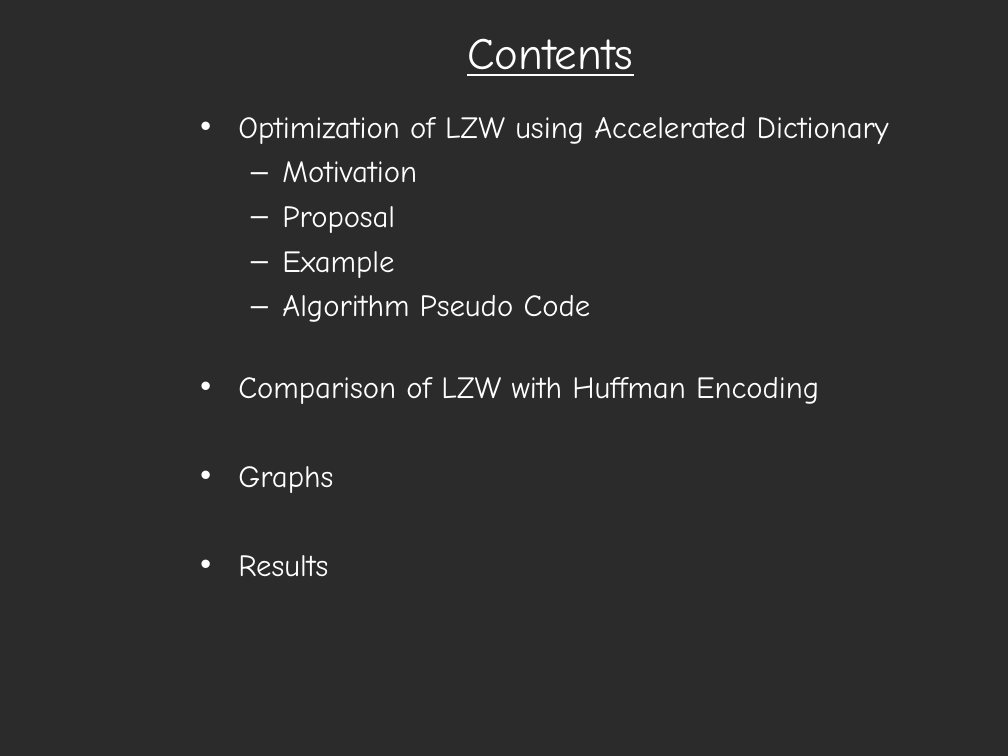
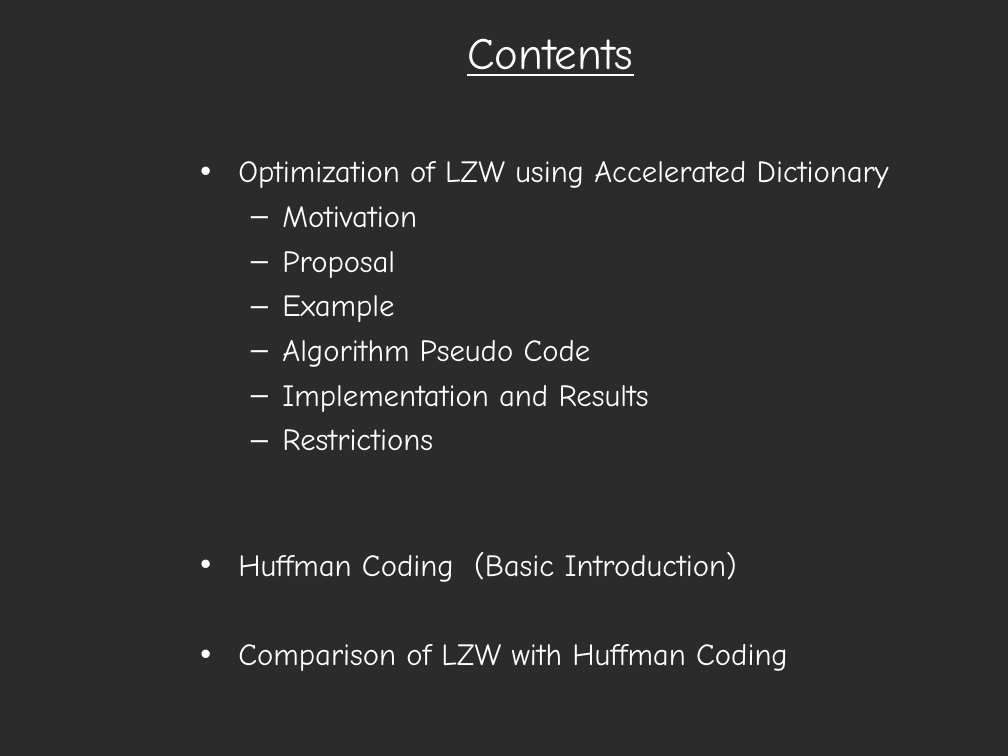
Before and after one commit to arushi-jain-27/LZW_Compression, a slide deck: slide 4 of LZW Presentation.ppt (slide 3 before the commit). Drawn at 1008x756 pixels with LibreOffice and Linux fonts; fonts in the diff are those of the drawing; background and template pictures are left out; a plain dark background stands for a picture behind light text. Boxes give left, top, right and bottom in pixels: in the first picture for what was removed or moved away, otherwise in the second. Text is boxed around its words. In the diff, an @@ line names an element or a change of style, - is before the commit and + after.

```diff
--- a/LZW Presentation.ppt
+++ b/LZW Presentation.ppt
@@ text at [238,385,788,671]: text changed @@
-• Comparison of LZW with Huffman Encoding
-• Graphs
-• Results
+  – Implementation and Results
+  – Restrictions
+• Huffman Coding (Basic Introduction)
+• Comparison of LZW with Huffman Coding
```
Also in this commit, not shown: 4 other slides changed, 11 slides added.
